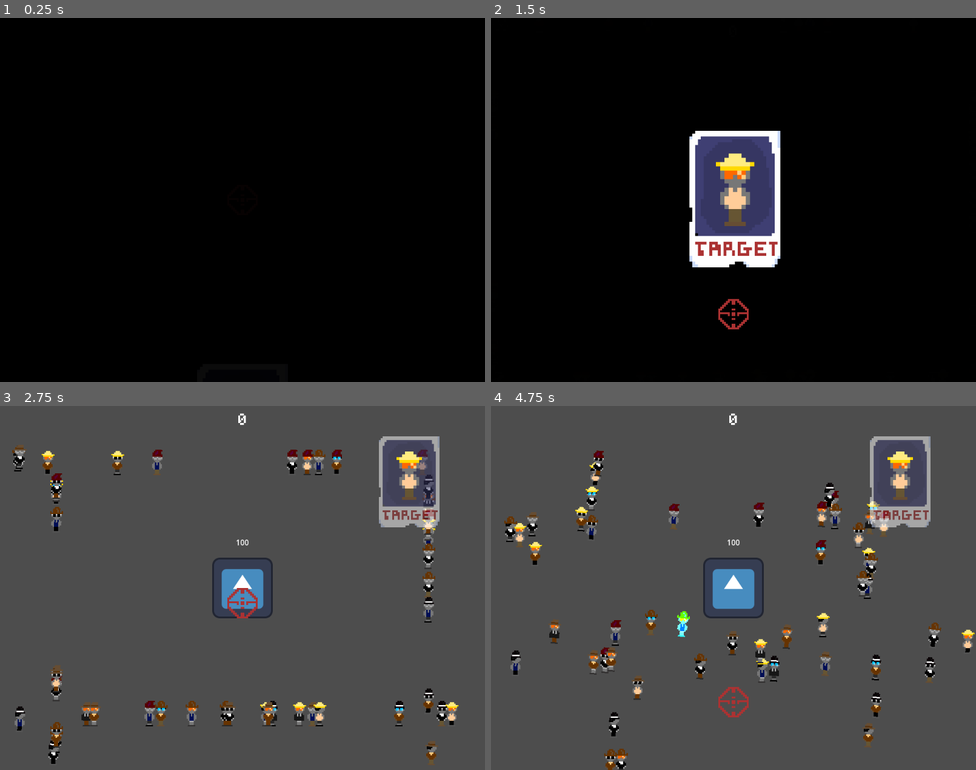
Above: before the commit, frames 1-4 (two rows, left to right).
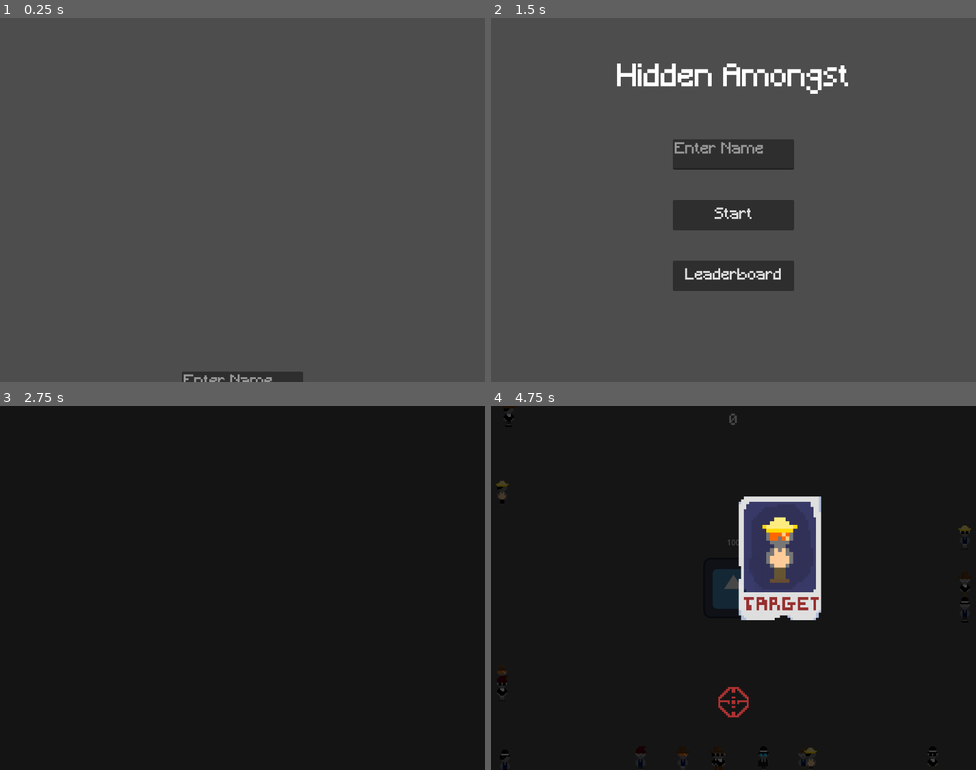
Above: after the commit, the same moments.

Repository: SamuelScerri/Score-Space-Jam
Game: Godot game, scene res://Main Menu.tscn
The game is run twice, just before and just after one commit, with the same random seed, the same clock (stepped at 60 frames per second) and the same inputs. Before the commit the project starts from res://Game Area.tscn. The engine's default icon, where the game draws it, is replaced by a stand-in: a white triangle on a blue panel in a dark square.
Inputs (mouse positions are in pixels of both pictures, inside the frame that each line leads up to):
- Up to frame 1 (0.25 s): no input
- Up to frame 2 (1.5 s): click (733, 367) at 0.5 s, where only the run after the commit has a clickable "Leaderboard"; click (733, 312) at 1.25 s, where only the run before the commit has a clickable "Confirm"
- Up to frame 3 (2.75 s): click (242, 602) at 2 s, where only the run after the commit has a clickable "Start"
- Up to frame 4 (4.75 s): tap Enter (ui_accept) at 2.75, 2.85, 3.02, 3.32, 3.77, 3.8, 4.07 s; move the mouse to (718, 711) at 2.77 s; move the mouse to (685, 679) at 3.52 s; click (685, 679) at 3.6 s; click (733, 700) at 4.25 s, where only the run after the commit has a clickable "Confirm"

The runs differ from the first frame. In frame 1, 100% of the frame differs, in the area x 0-100%, y 0-100%; in frame 2, 99%; in frame 3, 99%; in frame 4, 98%.

Commit message:
Added Leaderboard & Main Menu

Diff:
--- /dev/null
+++ b/Blood.gd
@@ -0,0 +1,10 @@
+extends ColorRect
+
+var velocity = 32
+var height = 0
+
+func _process(delta):
+	velocity -= delta * 8
+
+	height += velocity * delta
+	scale = Vector2(height, height)
--- a/Game Area.gd
+++ b/Game Area.gd
@@ -6,7 +6,7 @@
 @onready var camera = $Camera
 @onready var shake_duration = $Shake
 
-@export var max_citizens_in_area = 48
+@export var max_citizens_in_area = 16
 @export var enemy_chance_percentage = .2
 
 @export var citizen_node: PackedScene
--- a/Game Area.tscn
+++ b/Game Area.tscn
@@ -13,21 +13,21 @@
 citizen_node = ExtResource("4_3nsmv")
 enemy_node = ExtResource("2_216sn")
 
+[node name="Camera" type="Camera2D" parent="."]
+anchor_mode = 0
+
+[node name="Interface" parent="." instance=ExtResource("6_cfryr")]
+visible = false
+
 [node name="Building" parent="." instance=ExtResource("1_r261b")]
-
-[node name="Spawn Delay" type="Timer" parent="."]
-wait_time = 2.0
-autostart = true
 
 [node name="Fire" type="AudioStreamPlayer" parent="."]
 stream = ExtResource("5_mhmy3")
 max_polyphony = 32
 
-[node name="Interface" parent="." instance=ExtResource("6_cfryr")]
-visible = false
-
-[node name="Camera" type="Camera2D" parent="."]
-anchor_mode = 0
+[node name="Spawn Delay" type="Timer" parent="."]
+wait_time = 2.0
+autostart = true
 
 [node name="Shake" type="Timer" parent="."]
 wait_time = 0.1
--- /dev/null
+++ b/Leaderboard.gd
@@ -0,0 +1,21 @@
+extends ScrollContainer
+
+var leaderboardDisplayed: bool = false
+
+@export var information_template: PackedScene
+
+func _ready():
+	Leaderboard._authentication_request()
+
+func _process(_delta):
+	if Leaderboard.leaderboardInformation != null and not leaderboardDisplayed:
+		for n in Leaderboard.leaderboardInformation.items.size():
+			var information = information_template.instantiate()
+			information.set_information(str(Leaderboard.leaderboardInformation.items[n].player.name), str(Leaderboard.leaderboardInformation.items[n].score))
+			$Container.add_child(information)
+			#leaderboardFormatted += str(json.items[n].rank)+str(". ")
+			#leaderboardFormatted += str(json.items[n].player.id)+str(" - ")
+			#leaderboardFormatted += str(json.items[n].score)+str("\n")
+
+		$AnimationPlayer.play("Show")
+		leaderboardDisplayed = true
--- /dev/null
+++ b/Main Menu.gd
@@ -0,0 +1,19 @@
+extends Node
+
+func _on_text_edit_text_changed():
+	Leaderboard.custom_name = $Name.text
+
+
+func _on_leaderboard_pressed():
+	#Leaderboard._authentication_request()
+	$Animator.play("Show Leaderboard")
+
+
+func _on_animator_animation_finished(anim_name):
+	if anim_name == "Show Leaderboard":
+		get_tree().change_scene_to_file("res://Nodes/Leaderboard/Leaderboard.tscn")
+	elif anim_name == "Start Game":
+		get_tree().change_scene_to_file("res://Game Area.tscn")
+
+func _on_start_pressed():
+	$Animator.play("Start Game")
--- /dev/null
+++ b/Main Menu.tscn
@@ -0,0 +1,216 @@
+[gd_scene load_steps=11 format=3 uid="uid://d1awu0ow3c2wm"]
+
+[ext_resource type="FontFile" uid="uid://bsbn6wphuu3nh" path="res://Resources/Font.ttf" id="1_0uopk"]
+[ext_resource type="Script" path="res://Main Menu.gd" id="1_82sp1"]
+[ext_resource type="AudioStream" uid="uid://dtuhnr87k4f8k" path="res://Resources/Background.mp3" id="3_mxjka"]
+[ext_resource type="AudioStream" uid="uid://by4q71mfeau6c" path="res://Resources/Sound Effects/Whoosh.wav" id="4_08p45"]
+
+[sub_resource type="FontVariation" id="FontVariation_3tpsb"]
+base_font = ExtResource("1_0uopk")
+
+[sub_resource type="FontVariation" id="FontVariation_mdyk5"]
+base_font = ExtResource("1_0uopk")
+
+[sub_resource type="Animation" id="Animation_sn4a0"]
+resource_name = "Show Leaderboard"
+tracks/0/type = "value"
+tracks/0/imported = false
+tracks/0/enabled = true
+tracks/0/path = NodePath("Camera2D:position")
+tracks/0/interp = 2
+tracks/0/loop_wrap = true
+tracks/0/keys = {
+"times": PackedFloat32Array(0, 1),
+"transitions": PackedFloat32Array(-2, -2),
+"update": 0,
+"values": [Vector2(0, 0), Vector2(1024, 0)]
+}
+tracks/1/type = "value"
+tracks/1/imported = false
+tracks/1/enabled = true
+tracks/1/path = NodePath("Music:volume_db")
+tracks/1/interp = 2
+tracks/1/loop_wrap = true
+tracks/1/keys = {
+"times": PackedFloat32Array(0, 1),
+"transitions": PackedFloat32Array(-2, -2),
+"update": 0,
+"values": [0.0, -80.0]
+}
+
+[sub_resource type="Animation" id="Animation_67k8w"]
+resource_name = "Begin"
+tracks/0/type = "value"
+tracks/0/imported = false
+tracks/0/enabled = true
+tracks/0/path = NodePath("Name:position")
+tracks/0/interp = 2
+tracks/0/loop_wrap = true
+tracks/0/keys = {
+"times": PackedFloat32Array(0, 1),
+"transitions": PackedFloat32Array(-2, -2),
+"update": 0,
+"values": [Vector2(384, 768), Vector2(384, 256)]
+}
+tracks/1/type = "value"
+tracks/1/imported = false
+tracks/1/enabled = true
+tracks/1/path = NodePath("Start:position")
+tracks/1/interp = 2
+tracks/1/loop_wrap = true
+tracks/1/keys = {
+"times": PackedFloat32Array(0, 1),
+"transitions": PackedFloat32Array(-2, -2),
+"update": 0,
+"values": [Vector2(384, 832), Vector2(384, 384)]
+}
+tracks/2/type = "value"
+tracks/2/imported = false
+tracks/2/enabled = true
+tracks/2/path = NodePath("Leaderboard:position")
+tracks/2/interp = 2
+tracks/2/loop_wrap = true
+tracks/2/keys = {
+"times": PackedFloat32Array(0, 1),
+"transitions": PackedFloat32Array(-2, -2),
+"update": 0,
+"values": [Vector2(384, 896), Vector2(384, 512)]
+}
+tracks/3/type = "method"
+tracks/3/imported = false
+tracks/3/enabled = true
+tracks/3/path = NodePath("Music")
+tracks/3/interp = 1
+tracks/3/loop_wrap = true
+tracks/3/keys = {
+"times": PackedFloat32Array(1),
+"transitions": PackedFloat32Array(1),
+"values": [{
+"args": [0.0],
+"method": &"play"
+}]
+}
+tracks/4/type = "value"
+tracks/4/imported = false
+tracks/4/enabled = true
+tracks/4/path = NodePath("Title:position")
+tracks/4/interp = 2
+tracks/4/loop_wrap = true
+tracks/4/keys = {
+"times": PackedFloat32Array(0, 1),
+"transitions": PackedFloat32Array(-2, -2),
+"update": 0,
+"values": [Vector2(0, -128), Vector2(0, 64)]
+}
+
+[sub_resource type="Animation" id="Animation_g0lmn"]
+resource_name = "Start Game"
+tracks/0/type = "value"
+tracks/0/imported = false
+tracks/0/enabled = true
+tracks/0/path = NodePath("Camera2D:position")
+tracks/0/interp = 2
+tracks/0/loop_wrap = true
+tracks/0/keys = {
+"times": PackedFloat32Array(0, 1),
+"transitions": PackedFloat32Array(-2, -2),
+"update": 0,
+"values": [Vector2(0, 0), Vector2(1024, 0)]
+}
+tracks/1/type = "value"
+tracks/1/imported = false
+tracks/1/enabled = true
+tracks/1/path = NodePath("Camera2D/ColorRect:color")
+tracks/1/interp = 2
+tracks/1/loop_wrap = true
+tracks/1/keys = {
+"times": PackedFloat32Array(0, 1),
+"transitions": PackedFloat32Array(1, 1),
+"update": 0,
+"values": [Color(0, 0, 0, 0), Color(0, 0, 0, 1)]
+}
+tracks/2/type = "value"
+tracks/2/imported = false
+tracks/2/enabled = true
+tracks/2/path = NodePath("Music:volume_db")
+tracks/2/interp = 2
+tracks/2/loop_wrap = true
+tracks/2/keys = {
+"times": PackedFloat32Array(0, 1),
+"transitions": PackedFloat32Array(-2, -2),
+"update": 0,
+"values": [0.0, -80.0]
+}
+
+[sub_resource type="AnimationLibrary" id="AnimationLibrary_f7brd"]
+_data = {
+"Begin": SubResource("Animation_67k8w"),
+"Show Leaderboard": SubResource("Animation_sn4a0"),
+"Start Game": SubResource("Animation_g0lmn")
+}
+
+[node name="Main Menu" type="Node"]
+script = ExtResource("1_82sp1")
+
+[node name="Camera2D" type="Camera2D" parent="."]
+anchor_mode = 0
+
+[node name="ColorRect" type="ColorRect" parent="Camera2D"]
+offset_right = 1024.0
+offset_bottom = 768.0
+color = Color(0, 0, 0, 0)
+
+[node name="Title" type="Label" parent="."]
+offset_top = -128.0
+offset_right = 1024.0
+theme_override_fonts/font = SubResource("FontVariation_3tpsb")
+theme_override_font_sizes/font_size = 64
+text = "Hidden Amongst"
+horizontal_alignment = 1
+vertical_alignment = 1
+
+[node name="Start" type="Button" parent="."]
+offset_left = 384.0
+offset_top = 832.0
+offset_right = 640.0
+offset_bottom = 896.0
+theme_override_fonts/font = SubResource("FontVariation_mdyk5")
+theme_override_font_sizes/font_size = 32
+text = "Start"
+
+[node name="Leaderboard" type="Button" parent="."]
+offset_left = 384.0
+offset_top = 896.0
+offset_right = 640.0
+offset_bottom = 960.0
+theme_override_fonts/font = SubResource("FontVariation_mdyk5")
+theme_override_font_sizes/font_size = 32
+text = "Leaderboard"
+
+[node name="Name" type="TextEdit" parent="."]
+offset_left = 384.0
+offset_top = 768.0
+offset_right = 640.0
+offset_bottom = 832.0
+theme_override_fonts/font = SubResource("FontVariation_mdyk5")
+theme_override_font_sizes/font_size = 32
+placeholder_text = "Enter Name"
+
+[node name="Animator" type="AnimationPlayer" parent="."]
+autoplay = "Begin"
+libraries = {
+"": SubResource("AnimationLibrary_f7brd")
+}
+
+[node name="Music" type="AudioStreamPlayer" parent="."]
+stream = ExtResource("3_mxjka")
+
+[node name="Whoosh" type="AudioStreamPlayer2D" parent="."]
+stream = ExtResource("4_08p45")
+pitch_scale = 0.8
+autoplay = true
+
+[connection signal="pressed" from="Start" to="." method="_on_start_pressed"]
+[connection signal="pressed" from="Leaderboard" to="." method="_on_leaderboard_pressed"]
+[connection signal="text_changed" from="Name" to="." method="_on_text_edit_text_changed"]
+[connection signal="animation_finished" from="Animator" to="." method="_on_animator_animation_finished"]
--- a/Nodes/Citizen.tscn
+++ b/Nodes/Citizen.tscn
@@ -102,7 +102,6 @@
 }
 
 [node name="Citizen" type="CharacterBody2D" groups=["Citizen"]]
-modulate = Color(1, 1, 1, 0)
 self_modulate = Color(0, 1, 1, 1)
 z_index = -4095
 position = Vector2(512, 384)
--- /dev/null
+++ b/Nodes/Leaderboard/Information.gd
@@ -0,0 +1,5 @@
+extends ColorRect
+
+func set_information(name, score):
+	$Player.text = name
+	$Score.text = score
--- /dev/null
+++ b/Nodes/Leaderboard/Information.tscn
@@ -0,0 +1,42 @@
+[gd_scene load_steps=4 format=3 uid="uid://dfcnf85s3ovpc"]
+
+[ext_resource type="Script" path="res://Nodes/Leaderboard/Information.gd" id="1_kw1uh"]
+[ext_resource type="FontFile" uid="uid://bsbn6wphuu3nh" path="res://Resources/Font.ttf" id="1_m7ch2"]
+
+[sub_resource type="FontVariation" id="FontVariation_73mej"]
+base_font = ExtResource("1_m7ch2")
+
+[node name="Information" type="ColorRect"]
+clip_contents = true
+custom_minimum_size = Vector2(512, 64)
+color = Color(0.501961, 0.501961, 0.501961, 1)
+script = ExtResource("1_kw1uh")
+
+[node name="Player" type="Label" parent="."]
+layout_mode = 0
+offset_left = 32.0
+offset_right = 256.0
+offset_bottom = 64.0
+theme_override_fonts/font = SubResource("FontVariation_73mej")
+theme_override_font_sizes/font_size = 24
+text = "NAME"
+vertical_alignment = 1
+clip_text = true
+
+[node name="Score" type="Label" parent="."]
+layout_mode = 0
+offset_left = 256.0
+offset_right = 480.0
+offset_bottom = 64.0
+theme_override_fonts/font = SubResource("FontVariation_73mej")
+theme_override_font_sizes/font_size = 24
+text = "100"
+horizontal_alignment = 2
+vertical_alignment = 1
+clip_text = true
+
+[node name="ColorRect" type="ColorRect" parent="."]
+layout_mode = 0
+offset_left = 250.0
+offset_right = 254.0
+offset_bottom = 64.0
--- /dev/null
+++ b/Nodes/Leaderboard/Leaderboard.tscn
@@ -0,0 +1,120 @@
+[gd_scene load_steps=11 format=3 uid="uid://dvf04kkoqyd8e"]
+
+[ext_resource type="FontFile" uid="uid://bsbn6wphuu3nh" path="res://Resources/Font.ttf" id="1_ntw0g"]
+[ext_resource type="Script" path="res://Leaderboard.gd" id="1_v631y"]
+[ext_resource type="PackedScene" uid="uid://dfcnf85s3ovpc" path="res://Nodes/Leaderboard/Information.tscn" id="2_0kj4x"]
+
+[sub_resource type="GDScript" id="GDScript_y4omf"]
+script/source = "extends Control
+
+func _on_button_pressed():
+	$AnimationPlayer.play(\"Go Back\")
+
+
+func _on_animation_player_animation_finished(anim_name):
+	if anim_name == \"Go Back\":
+		get_tree().change_scene_to_file(\"res://Main Menu.tscn\")
+"
+
+[sub_resource type="FontVariation" id="FontVariation_c2ie6"]
+base_font = ExtResource("1_ntw0g")
+
+[sub_resource type="Animation" id="Animation_u7gqa"]
+resource_name = "Show"
+tracks/0/type = "value"
+tracks/0/imported = false
+tracks/0/enabled = true
+tracks/0/path = NodePath(".:position")
+tracks/0/interp = 2
+tracks/0/loop_wrap = true
+tracks/0/keys = {
+"times": PackedFloat32Array(0, 1),
+"transitions": PackedFloat32Array(-2, -2),
+"update": 0,
+"values": [Vector2(256, -384), Vector2(256, 128)]
+}
+
+[sub_resource type="AnimationLibrary" id="AnimationLibrary_uytej"]
+_data = {
+"Show": SubResource("Animation_u7gqa")
+}
+
+[sub_resource type="Animation" id="Animation_fyeoo"]
+resource_name = "Show"
+tracks/0/type = "value"
+tracks/0/imported = false
+tracks/0/enabled = true
+tracks/0/path = NodePath("Button:position")
+tracks/0/interp = 2
+tracks/0/loop_wrap = true
+tracks/0/keys = {
+"times": PackedFloat32Array(0, 1),
+"transitions": PackedFloat32Array(-2, -2),
+"update": 0,
+"values": [Vector2(384, 768), Vector2(384, 576)]
+}
+
+[sub_resource type="Animation" id="Animation_5n77h"]
+resource_name = "Go Back"
+tracks/0/type = "value"
+tracks/0/imported = false
+tracks/0/enabled = true
+tracks/0/path = NodePath("Camera2D:position")
+tracks/0/interp = 2
+tracks/0/loop_wrap = true
+tracks/0/keys = {
+"times": PackedFloat32Array(0, 1),
+"transitions": PackedFloat32Array(-2, -2),
+"update": 0,
+"values": [Vector2(0, 0), Vector2(-1024, 0)]
+}
+
+[sub_resource type="AnimationLibrary" id="AnimationLibrary_e2ma7"]
+_data = {
+"Go Back": SubResource("Animation_5n77h"),
+"Show": SubResource("Animation_fyeoo")
+}
+
+[node name="Control" type="Control"]
+layout_mode = 3
+anchors_preset = 0
+script = SubResource("GDScript_y4omf")
+
+[node name="Button" type="Button" parent="."]
+layout_mode = 2
+offset_left = 384.0
+offset_top = 768.0
+offset_right = 640.0
+offset_bottom = 832.0
+theme_override_fonts/font = SubResource("FontVariation_c2ie6")
+theme_override_font_sizes/font_size = 24
+text = "Go To Main Menu"
+
+[node name="Leaderboard" type="ScrollContainer" parent="."]
+offset_left = 256.0
+offset_top = -384.0
+offset_right = 768.0
+follow_focus = true
+script = ExtResource("1_v631y")
+information_template = ExtResource("2_0kj4x")
+
+[node name="Container" type="VBoxContainer" parent="Leaderboard"]
+layout_mode = 2
+alignment = 1
+
+[node name="AnimationPlayer" type="AnimationPlayer" parent="Leaderboard"]
+libraries = {
+"": SubResource("AnimationLibrary_uytej")
+}
+
+[node name="AnimationPlayer" type="AnimationPlayer" parent="."]
+autoplay = "Show"
+libraries = {
+"": SubResource("AnimationLibrary_e2ma7")
+}
+
+[node name="Camera2D" type="Camera2D" parent="."]
+anchor_mode = 0
+
+[connection signal="pressed" from="Button" to="." method="_on_button_pressed"]
+[connection signal="animation_finished" from="AnimationPlayer" to="." method="_on_animation_player_animation_finished"]
--- /dev/null
+++ b/Scripts/Leaderboard.gd
@@ -0,0 +1,178 @@
+extends Node
+
+# Use this game API key if you want to test it with a functioning leaderboard
+# "987dbd0b9e5eb3749072acc47a210996eea9feb0"
+var game_API_key = "dev_7e1a6361c46e4dd6802f44cb9eaa4137"
+var development_mode = true
+var leaderboard_key = "leaderboardKey"
+var session_token = ""
+var score = 0
+
+var custom_name = "Guest"
+
+# HTTP Request node can only handle one call per node
+var auth_http = HTTPRequest.new()
+var leaderboard_http = HTTPRequest.new()
+var submit_score_http = HTTPRequest.new()
+var set_name_http = HTTPRequest.new()
+var get_name_http = HTTPRequest.new()
+
+var leaderboardInformation = null
+
+#func _ready():
+	#_authentication_request()
+
+func _process(_delta):
+	if Input.is_action_just_pressed("ui_accept"):
+		_upload_score(13)
+
+func _authentication_request():
+	# Check if a player session has been saved
+	var player_session_exists = false
+	var file = FileAccess.open("user://LootLocker.data", FileAccess.WRITE_READ)
+	var player_identifier = file.get_as_text()
+	file.close()
+	if(player_identifier.length() > 1):
+		player_session_exists = true
+
+	## Convert data to json string:
+	var data = { "game_key": game_API_key, "game_version": "0.0.0.1", "development_mode": true }
+
+	# If a player session already exists, send with the player identifier
+	if(player_session_exists == true):
+		data = { "game_key": game_API_key, "player_identifier":player_identifier, "game_version": "0.0.0.1", "development_mode": true }
+
+	# Add 'Content-Type' header:
+	var headers = ["Content-Type: application/json"]
+
+	# Create a HTTPRequest node for authentication
+	auth_http = HTTPRequest.new()
+	add_child(auth_http)
+	auth_http.connect("request_completed", Callable(self, "_on_authentication_request_completed"))
+	# Send request
+	auth_http.request("https://api.lootlocker.io/game/v2/session/guest", headers, HTTPClient.METHOD_POST, JSON.stringify(data))
+	# Print what we're sending, for debugging purposes:
+	print(data)
+
+
+func _on_authentication_request_completed(result, response_code, headers, body):
+	var json = JSON.parse_string(body.get_string_from_utf8())
+	# Save player_identifier to file
+	var file = FileAccess.open("user://LootLocker.data", FileAccess.WRITE)
+	file.store_string(json.player_identifier)
+	file.close()
+
+	# Save session_token to memory
+	session_token = json.session_token
+
+	# Print server response
+	print(json)
+
+	# Clear node
+	auth_http.queue_free()
+	# Get leaderboards
+	_change_player_name(custom_name)
+	#_upload_score(10)
+	#_upload_score(20)
+	_get_leaderboards()
+	#_get_player_name()
+
+
+
+func _get_leaderboards():
+	print("Getting leaderboards")
+	var url = "https://api.lootlocker.io/game/leaderboards/"+leaderboard_key+"/list?count=10"
+	var headers = ["Content-Type: application/json", "x-session-token:"+session_token]
+
+	# Create a request node for getting the highscore
+	leaderboard_http = HTTPRequest.new()
+	add_child(leaderboard_http)
+	leaderboard_http.connect("request_completed", Callable(self, "_on_leaderboard_request_completed"))
+	# Send request
+	leaderboard_http.request(url, headers, HTTPClient.METHOD_GET, "")
+
+
+func _on_leaderboard_request_completed(result, response_code, headers, body):
+	var json = JSON.parse_string(body.get_string_from_utf8())
+
+	# Print data
+	#print(json)
+
+	# Formatting as a leaderboard
+	var leaderboardFormatted = ""
+	for n in json.items.size():
+		leaderboardFormatted += str(json.items[n].rank)+str(". ")
+		leaderboardFormatted += str(json.items[n].player.id)+str(" - ")
+		leaderboardFormatted += str(json.items[n].score)+str("\n")
+
+	# Print the formatted leaderboard to the console
+	#print(leaderboardFormatted)
+
+	leaderboardInformation = json
+	# Clear node
+	leaderboard_http.queue_free()
+
+
+func _upload_score(score):
+	var data = { "score": str(score) }
+	var headers = ["Content-Type: application/json", "x-session-token:"+session_token]
+	submit_score_http = HTTPRequest.new()
+	add_child(submit_score_http)
+	submit_score_http.connect("request_completed", Callable(self, "_on_upload_score_request_completed"))
+	# Send request
+	submit_score_http.request("https://api.lootlocker.io/game/leaderboards/"+leaderboard_key+"/submit", headers, HTTPClient.METHOD_POST, JSON.stringify(data))
+	# Print what we're sending, for debugging purposes:
+	print(data)
+
+func _change_player_name(name):
+	print("Changing player name")
+
+	# use this variable for setting the name of the player
+	var player_name = name
+
+	var data = { "name": str(player_name) }
+	var url =  "https://api.lootlocker.io/game/player/name"
+	var headers = ["Content-Type: application/json", "x-session-token:"+session_token]
+
+	# Create a request node for getting the highscore
+	set_name_http = HTTPRequest.new()
+	add_child(set_name_http)
+	set_name_http.connect("request_completed", Callable(self, "_on_player_set_name_request_completed"))
+	# Send request
+	set_name_http.request(url, headers, HTTPClient.METHOD_PATCH, JSON.stringify(data))
+
+func _on_player_set_name_request_completed(result, response_code, headers, body):
+	var json = JSON.parse_string(body.get_string_from_utf8())
+
+	# Print data
+	print(json)
+	set_name_http.queue_free()
+
+func _get_player_name():
+	print("Getting player name")
+	var url = "https://api.lootlocker.io/game/player/name"
+	var headers = ["Content-Type: application/json", "x-session-token:"+session_token]
+
+	# Create a request node for getting the highscore
+	get_name_http = HTTPRequest.new()
+	add_child(get_name_http)
+	get_name_http.connect("request_completed", Callable(self, "_on_player_get_name_request_completed"))
+	# Send request
+	get_name_http.request(url, headers, HTTPClient.METHOD_GET, "")
+
+func _on_player_get_name_request_completed(result, response_code, headers, body):
+	var json = JSON.parse_string(body.get_string_from_utf8())
+
+	# Print data
+	print(json)
+	# Print player name
+	print(json.name)
+
+func _on_upload_score_request_completed(result, response_code, headers, body) :
+	var json = JSON.parse_string(body.get_string_from_utf8())
+
+	# Print data
+	print(json)
+
+	# Clear node
+	submit_score_http.queue_free()
--- a/project.godot
+++ b/project.godot
@@ -11,19 +11,19 @@
 [application]
 
 config/name="Score Space Jam"
-run/main_scene="res://Game Area.tscn"
+run/main_scene="res://Main Menu.tscn"
 config/features=PackedStringArray("4.0", "Mobile")
 config/icon="res://icon.svg"
 
 [autoload]
 
 Global="*res://Scripts/Global.gd"
+Leaderboard="*res://Scripts/Leaderboard.gd"
 
 [display]
 
 window/size/viewport_width=1024
 window/size/viewport_height=768
-window/size/mode=4
 window/size/resizable=false
 window/stretch/mode="viewport"
 
Not shown, changed: Resources/Background.mp3
